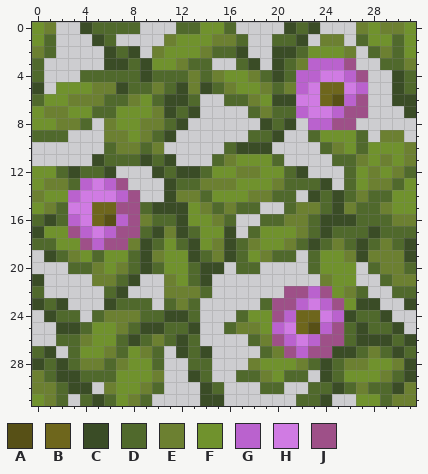
Two versions of one pixel-art sprite, textures/blocks/azalea_leaves_flowers.png. Above is the file before it was changed.
The file is 32x32 pixels.
Palette (. is transparent): A #575016  B #6e661c  C #3a4c26  D #50692c  E #6c8031  F #70922d  G #ba62ce  H #d07be3  J #9e5088
Pixels before, first column x 0:
 0 FE..CDDDD...DDFFD....CDC...EFEEF
 1 FD...CD....EFFFEED..DDC.EE.DFFDF
 2 ED....CDC.EFFFEDDC..CCDFFFE.DEDF
 3 D.....CCDCFFEDD..DC.CDEGGGJ..DDE
 4 D...DDDDDCDDDEDEFFEDCDGGHHGJ..CD
 5 C.FFFEECDDEDCECDEFFEDEGHBBHG..CD
 6 DFFEEEDDEFDCCD..DDEFCCHHBAGJ..CC
 7 FEEFFDDFFFECDC....DEDDGHHGJJ...C
 8 FFEED.EFFEEDC......CDC.GGJJ.....
 9 DDD...EEFEDC......DDC..DFFFD.EE.
10 ......DEEDE.....DCCC....DEFDFFFE
11 .....CDDDCDC...DEFFFD....DDEFEFE
12 FFDCDDC...CDCCDFFEEFFDC...DFEFED
13 FEEDGHGJ...CDDEEEFFFEDDDC.DFEEDF
14 EFFGHHHGJ..CEEDFFFEEDD.CDCDEDDFF
15 FEDHHBBJJDCCCFEDEDD..DEEDCEDDEFF
16 DCDGHBAGJEDDCFFED..DDEEDCCCDDDEE
17 CFFJGHGJJDCECDFFC.DFFFEDCDDDCDDD
18 DDFFJGJJECDFDCFECDEFFEDCDEDCDEDC
19 .CDEFDFFDCEFFCDECDFEDD.DFFECEEEC
20 ...DDEFEDCDFFDCC.DD....DFFF.DEED
21 C....EEDC..EFDC.........EFF..DEE
22 D.....DC...EEED......JJGJFED..DD
23 CDC...CDDD.DED.....DJJGHGJFCC..C
24 .CDD.DEEEDDCCD...DFFJGBBHGCDDC..
25 ..CCDFFEDCCDDC..DEEFGHBAGJDCDDC.
26 ..DDEFFDCDEDCD....DEJGHGJJDCCCDC
27 DC.DFFEDFED.CDC....DEJGJJCCDEDCD
28 CDCDEEDEFFD..DD...EFFFEDCDEEFFEC
29 EDCCDDDFFFE..CD..DDEFDD.CDFFFEDC
30 EEDCC.EFFED...CD...DD..DDCDEDDCE
31 FED.DCDFED....CC......DDC..FFDEE
After the commit:
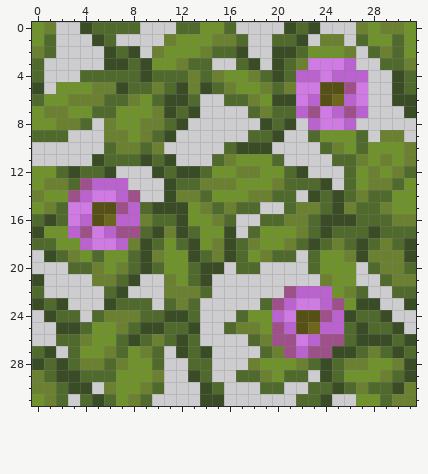
The exact change:
colour A: #575016 -> #6e661c
colour B: #6e661c -> #575016
Changed rows in their new state; - is a pixel that keeps its letter.
first column x 22:
 3 -HHHG-
 4 ---G-G
 5 H---JH
 6 -G---H
 7 -J---G
 8 --HHG-
first column x 3:
13 -JG-G-
14 JG----
15 -----G
16 HG---G
17 GJ----
18 -GHHG-
first column x 20:
22 --G-G-
23 -GH---
24 GH--J-
25 JG---G
26 -J----
